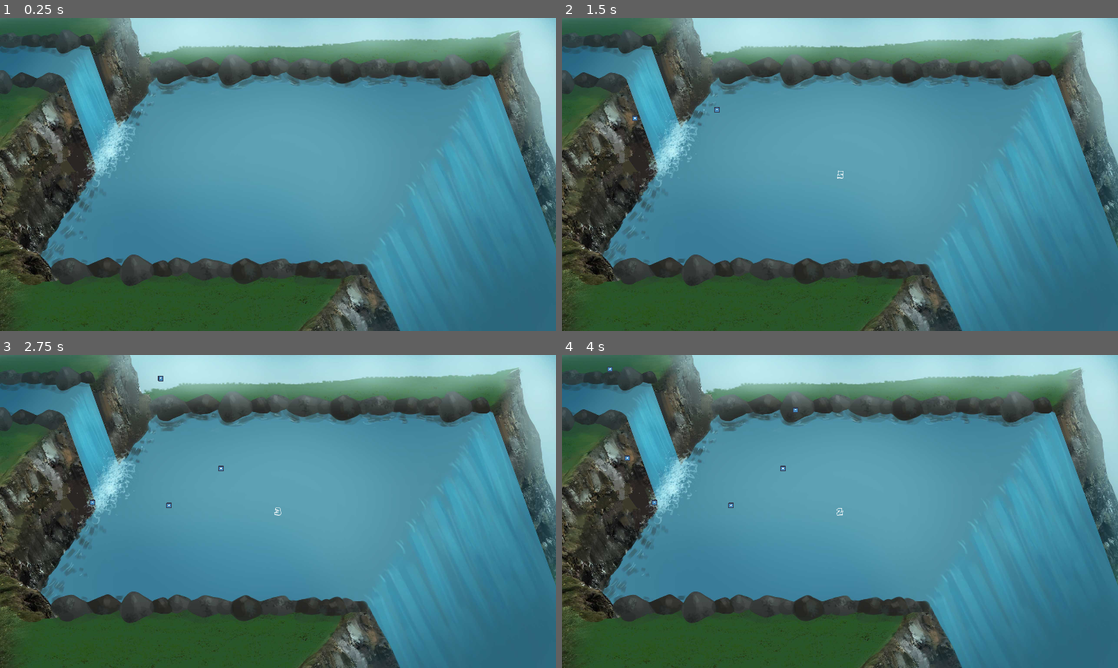
Above: before the commit, frames 1-4 (two rows, left to right).
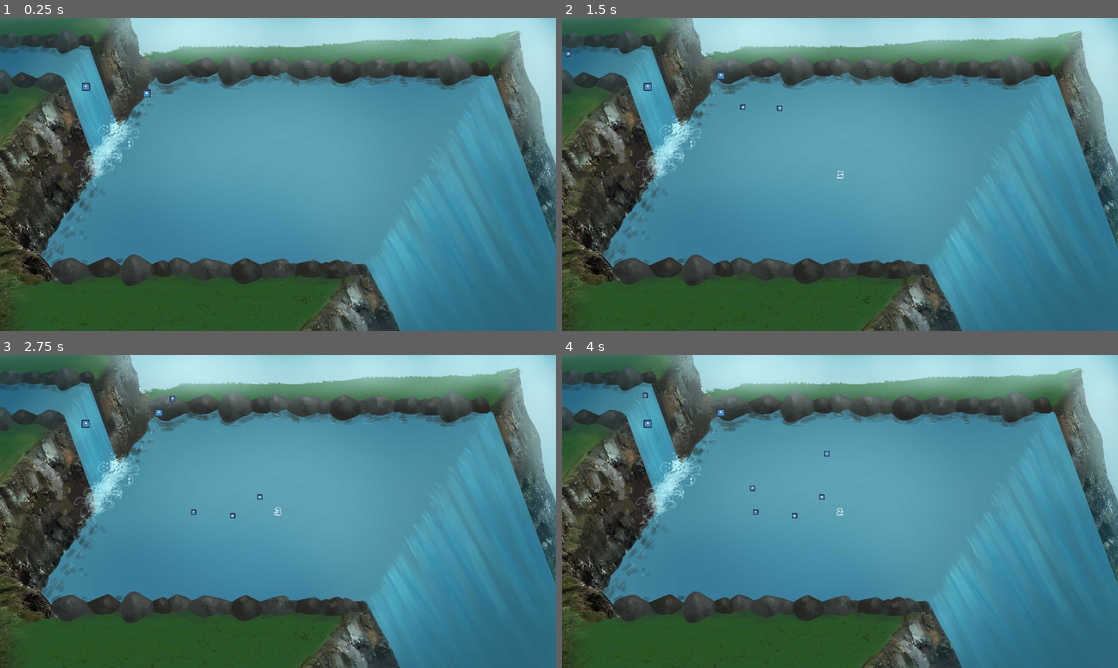
Above: after the commit, the same moments.

Repository: TeamAwesomeTOJam/ducks
Game: Godot game, scene res://Game.tscn
The game is run twice, just before and just after one commit, with the same random seed, the same clock (stepped at 60 frames per second) and the same inputs. The engine's default icon, where the game draws it, is replaced by a stand-in: a white triangle on a blue panel in a dark square.
Inputs:
- Up to frame 1 (0.25 s): no input
- Up to frame 2 (1.5 s): tap Enter (p0duck) at 0.5, 0.6, 1.35 s; hold Up (ui_up) 0.53-1.28 s; tap Space at 1.25 s
- Up to frame 3 (2.75 s): hold Up (ui_up) from 2.03 s (still down); tap Enter (p0duck) at 2.1 s
- Up to frame 4 (4 s): tap Enter (p0duck) at 2.85, 3.6 s; release Up (ui_up) at 3.53 s

The runs differ from the first frame. In frame 1, 0.9% of the frame differs, in the area x 13-92%, y 17-83%; in frame 2, 1.0%; in frame 3, 1.0%; in frame 4, 1.0%, in the area x 8-92%, y 3-83%.
Error before the commit: Parse Error: The identifier "_node" isn't declared in the current scope. (res://LinkedList.gd:23)

Commit message:
juice up duck spawning

Diff:
--- a/Duck.gd
+++ b/Duck.gd
@@ -35,8 +35,8 @@
 func _integrate_forces(f_state):
     if state == STATE.MoveToRespawn:
         var xform = f_state.get_transform()
-        xform.origin.x = -50
-        xform.origin.y = -50
+        xform.origin.x = -10
+        xform.origin.y = rand_range(150,180)
         f_state.set_transform(xform)
         set_applied_force(Vector2(0,0))
 
@@ -57,7 +57,7 @@
     #    print(spawning_timer)
     #    apply_impulse(Vector2(), Vector2(0.7, 1).normalized() * 10000 * delta)
     if self.position.x < spawn_destination.x - 300:
-        var vector = Vector2(1, 0.2).normalized()
+        var vector = Vector2(1, 0.05).normalized()
         self.apply_impulse(Vector2(), vector * 20000 * delta)
     elif self.position.y < spawn_destination.y:
         var vector = (spawn_destination - self.position).normalized()
@@ -77,8 +77,7 @@
     self.linear_velocity = Vector2(0,0)
     spawning_timer = 1
     state = STATE.MoveToRespawn
-    spawn_destination = Vector2(rand_range(50, 1200), rand_range(50, 1200))
-    print(spawn_destination)
+    spawn_destination = Vector2(rand_range(740, 1280), rand_range(320, 1100))
 
 func enter_playing_state():
     self.set_collision_mask(DEFAULT_COLLISION_MASK)
--- a/Duck.tscn
+++ b/Duck.tscn
@@ -17,7 +17,7 @@
 custom_solver_bias = 0.0
 radius = 10.0
 
-[node name="Duck" type="RigidBody2D"]
+[node name="Duck" type="RigidBody2D" index="0"]
 
 input_pickable = false
 collision_layer = 1
--- a/Game.gd
+++ b/Game.gd
@@ -28,7 +28,6 @@
 func start_game():
     $HUD.start_game( MAX_TIME_GAME)
     update_state(STATE.game)
-    spawn_duck()
 
 
 func end_game():
--- a/Game.tscn
+++ b/Game.tscn
@@ -37,7 +37,7 @@
 custom_solver_bias = 0.0
 extents = Vector2( 100, 720 )
 
-[node name="Game" type="Node" index="0"]
+[node name="Game" type="Node"]
 
 script = ExtResource( 1 )
 Player = ExtResource( 2 )
@@ -47,7 +47,6 @@
 
 frames = SubResource( 2 )
 animation = "loop"
-frame = 1
 playing = true
 offset = Vector2( 1280, 720 )
 _sections_unfolded = [ "Z Index" ]
--- a/Player.tscn
+++ b/Player.tscn
@@ -1,9 +1,8 @@
-[gd_scene load_steps=6 format=2]
+[gd_scene load_steps=7 format=2]
 
 [ext_resource path="res://Player.gd" type="Script" id=1]
 [ext_resource path="res://Duck.tscn" type="PackedScene" id=2]
-[ext_resource path="res://LinkedList.tscn" type="PackedScene" id=3]
-[ext_resource path="res://icon.png" type="Texture" id=4]
+[ext_resource path="res://icon.png" type="Texture" id=3]
 
 [sub_resource type="SpriteFrames" id=1]
 
@@ -79,8 +78,6 @@
 
 shape = SubResource( 3 )
 
-[node name="LinkedList" parent="." index="2" instance=ExtResource( 3 )]
-
 [connection signal="body_entered" from="." to="." method="_on_Player_body_entered"]
 
 [connection signal="body_shape_entered" from="." to="." method="_on_Player_body_shape_entered"]
